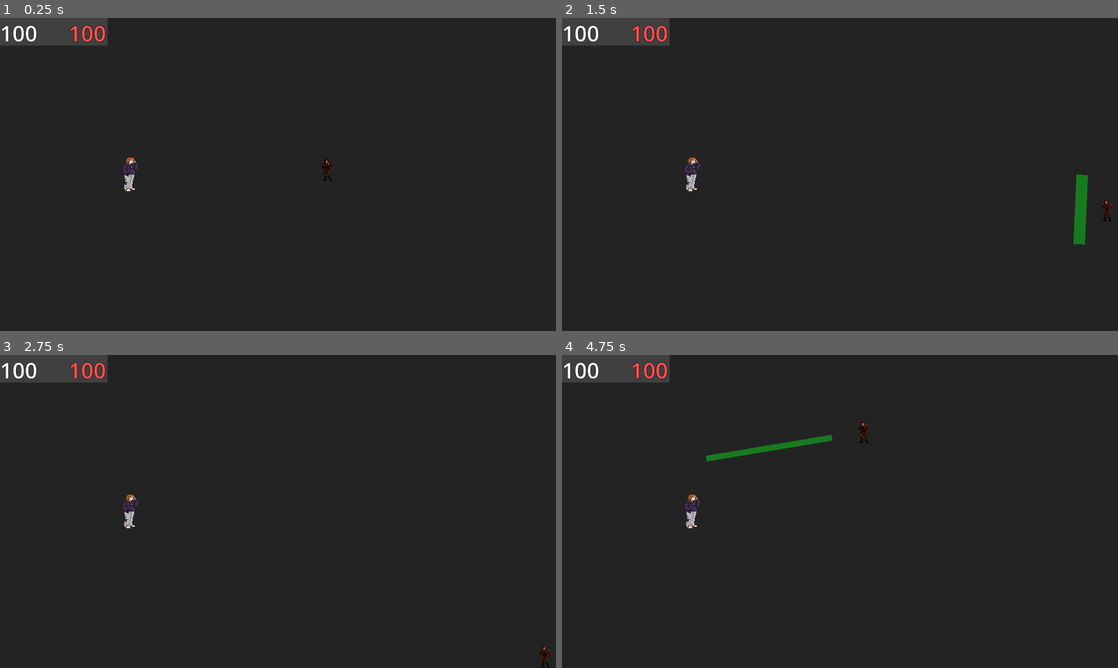
Above: before the commit, frames 1-4 (two rows, left to right).
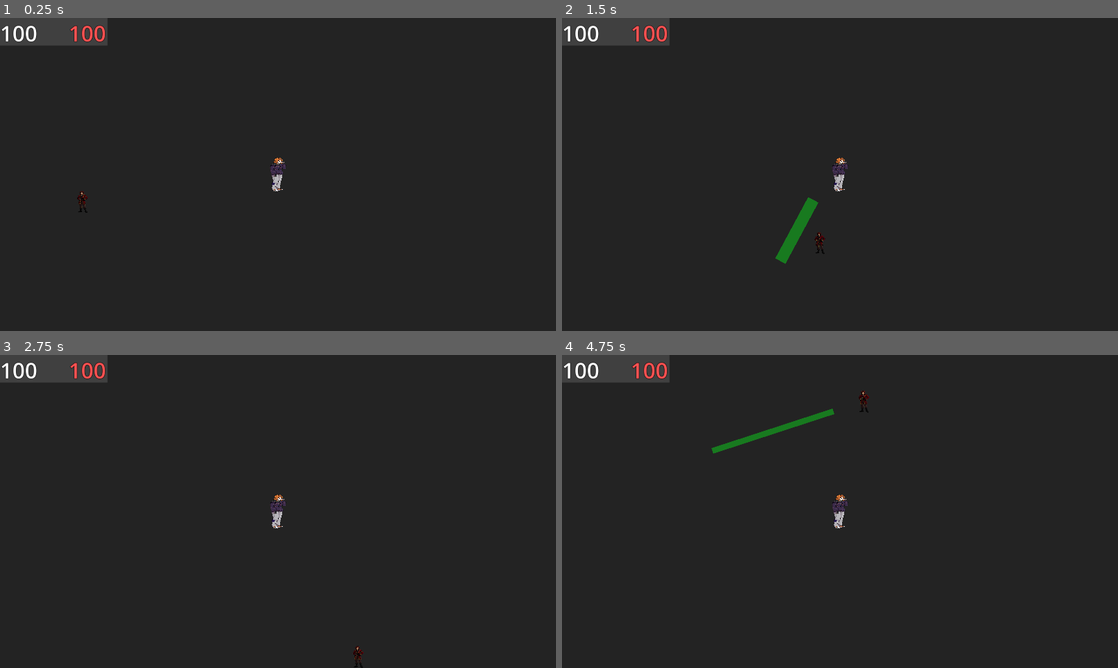
Above: after the commit, the same moments.

Repository: z3roco01/2025-skills-game
Game: Godot game, scene res://scenes/main.tscn
Same seed, same stepped clock (60 frames per second), same inputs: the game is played once before the commit and once after it.
Inputs (mouse positions are in pixels of both pictures, inside the frame that each line leads up to):
- Up to frame 1 (0.25 s): no input
- Up to frame 2 (1.5 s): move the mouse to (962, 158) at 0.52 s; hold D (right) 0.53-1.28 s; tap Shift (dash) at 0.6 s; click (962, 158) at 0.67 s; move the mouse to (728, 190) at 1.27 s; hold S (back) from 1.28 s (still down); click (728, 190) at 1.35 s
- Up to frame 3 (2.75 s): move the mouse to (333, 442) at 2.02 s; release S (back) at 2.03 s; hold D (right) from 2.03 s (still down); right-click (333, 442) at 2.1 s
- Up to frame 4 (4.75 s): move the mouse to (812, 574) at 2.77 s; release D (right) at 2.78 s; hold W (up) 2.78-3.53 s; tap Shift (dash) at 2.85 s; click (812, 574) at 2.92 s; move the mouse to (1006, 558) at 3.52 s; hold A (left) from 3.53 s (still down); click (1006, 558) at 3.6 s; move the mouse to (673, 464) at 4.27 s; right-click (673, 464) at 4.35 s

The runs differ from the first frame. In frame 1, 0.4% of the frame differs, in the area x 13-60%, y 44-63%; in frame 2, 1.4%, in the area x 21-99%, y 44-79%; in frame 3, 0.4%; in frame 4, 1.3%.

Commit message:
clem now makes homing things

Diff:
--- a/scenes/clementine_enemy.tscn
+++ b/scenes/clementine_enemy.tscn
@@ -19,7 +19,3 @@
 position = Vector2(2.38419e-06, -2.86102e-06)
 scale = Vector2(0.0625652, 0.0448263)
 texture = ExtResource("2_y4o4f")
-
-[node name="rotators" type="Node2D" parent="."]
-
-[node name="pushRotator" type="Node2D" parent="."]
--- /dev/null
+++ b/scenes/clementine_homing.tscn
@@ -0,0 +1,31 @@
+[gd_scene load_steps=3 format=3 uid="uid://c7a3xmwo4j06e"]
+
+[ext_resource type="Script" path="res://scripts/clementine_homing.gd" id="1_yjbwg"]
+
+[sub_resource type="RectangleShape2D" id="RectangleShape2D_34tsv"]
+size = Vector2(80, 35)
+
+[node name="clementineHoming" type="RigidBody2D"]
+script = ExtResource("1_yjbwg")
+
+[node name="CollisionShape2D" type="CollisionShape2D" parent="."]
+shape = SubResource("RectangleShape2D_34tsv")
+
+[node name="ColorRect" type="ColorRect" parent="."]
+offset_left = -40.0
+offset_top = -17.0
+offset_right = 40.0
+offset_bottom = 18.0
+
+[node name="rotateTime" type="Timer" parent="."]
+process_callback = 0
+wait_time = 5.0
+one_shot = true
+
+[node name="waitTime" type="Timer" parent="."]
+wait_time = 0.01
+one_shot = true
+autostart = true
+
+[connection signal="timeout" from="rotateTime" to="." method="_on_rotate_time_timeout"]
+[connection signal="timeout" from="waitTime" to="." method="_on_wait_time_timeout"]
--- a/scenes/testworld.tscn
+++ b/scenes/testworld.tscn
@@ -53,7 +53,7 @@
 shape = SubResource("WorldBoundaryShape2D_tli6n")
 
 [node name="player" parent="." node_paths=PackedStringArray("enemy") instance=ExtResource("1_52pld")]
-position = Vector2(170, -15)
+position = Vector2(-194, 27)
 enemy = NodePath("../clementineEnemy")
 
 [node name="ColorRect" type="ColorRect" parent="."]
@@ -89,4 +89,3 @@
 one_shot = true
 
 [node name="clementineEnemy" parent="." instance=ExtResource("3_w2mhi")]
-position = Vector2(-511, -1)
--- a/scripts/carmile_enemy.gd
+++ b/scripts/carmile_enemy.gd
@@ -9,6 +9,7 @@
 @onready var earthquakeInner = $earthquakeInner
 @onready var earthqakeMiddle = $earthquakeMiddle
 @onready var earthquakeOuter = $earthquakeOuter
+@onready var rotators = $rotators
 # BETTER NAMES
 const INNER_RADIUS = 300
 const MIDDLE_RADIUS = 600
--- a/scripts/clementine_enemy.gd
+++ b/scripts/clementine_enemy.gd
@@ -3,8 +3,9 @@
 # the amount we will push the player by when too close
 @export var push = 500
 
-# used to get the rotation for pushing
-@onready var pushRotator = $pushRotator
+@onready var homingScene = preload("res://scenes/clementine_homing.tscn")
+# set when a homing has been created
+var homingOut = false
 
 func idleAction() -> void:
 	pass
@@ -13,7 +14,20 @@
 func attack() -> void:
 	# player is close
 	if(distanceToPlayer() <= 400):
-		pushRotator.look_at(player.position)
-		var pushVec = Vector2.RIGHT.rotated(pushRotator.rotation) * push
+		var pushVec = inPlayerDir(push)
 		get_tree().create_tween().tween_property(player, "position", player.position + pushVec, 0.4).set_trans(Tween.TRANS_BACK)
 		attackCooldown = 100
+	elif(!homingOut):
+			homingOut = true
+			# create instance of homing
+			var scene = homingScene.instantiate()
+			scene.player = player
+			scene.position = position + inPlayerDir(90)
+			scene.look_at(player.position)
+			# connect the tree_exit which happens when queue_free is called
+			scene.connect("tree_exited", onHomingDestroyed)
+			add_child(scene)
+
+func onHomingDestroyed() -> void:
+	homingOut = false
+	attackCooldown = 50
--- /dev/null
+++ b/scripts/clementine_homing.gd
@@ -0,0 +1,38 @@
+extends RigidBody2D
+
+# gets passed by clementine on instantiation
+@export var player: CharacterBody2D
+# how much the rotation should be scaled down, so homing isnt 100% accurate
+@export var rotationScale = 0.02
+@export var speed = 5
+# the amount of time to wait before starting
+@onready var waitTime = $waitTime
+# the amount of time to rotate for
+@onready var rotateTime = $rotateTime
+
+var moving = false
+var rotating = true
+
+func _process(delta: float) -> void:
+	if(moving):
+		if(rotating):
+			# rotate a bit more towards player
+			rotate(get_angle_to(player.position) * rotationScale)
+		# move forward
+		var collision = move_and_collide(Vector2.RIGHT.rotated(rotation) * speed)
+
+		# on collision always destroy, and damage player if needed
+		if(collision != null):
+			if(collision.get_collider() == player):
+				player.damage(5)
+			self.free()
+
+
+# when this timer ends it will no longer rotate
+func _on_rotate_time_timeout() -> void:
+	rotating = false
+
+# start movement and roate timer
+func _on_wait_time_timeout() -> void:
+	rotateTime.start()
+	moving = true
